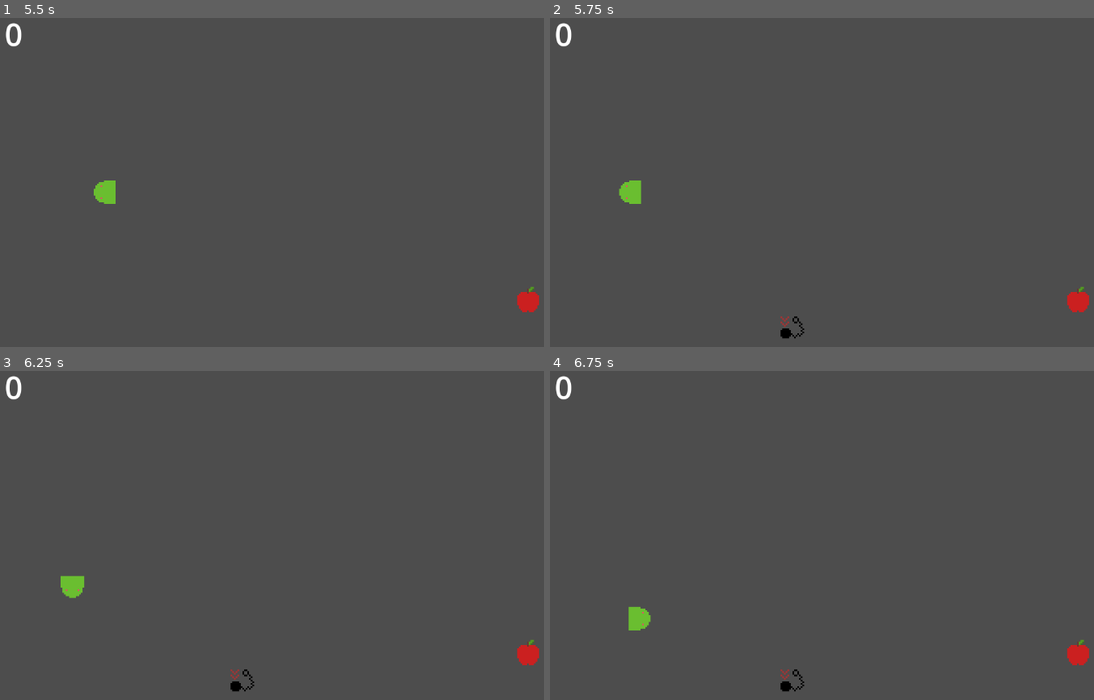
Above: before the commit, frames 1-4 (two rows, left to right).
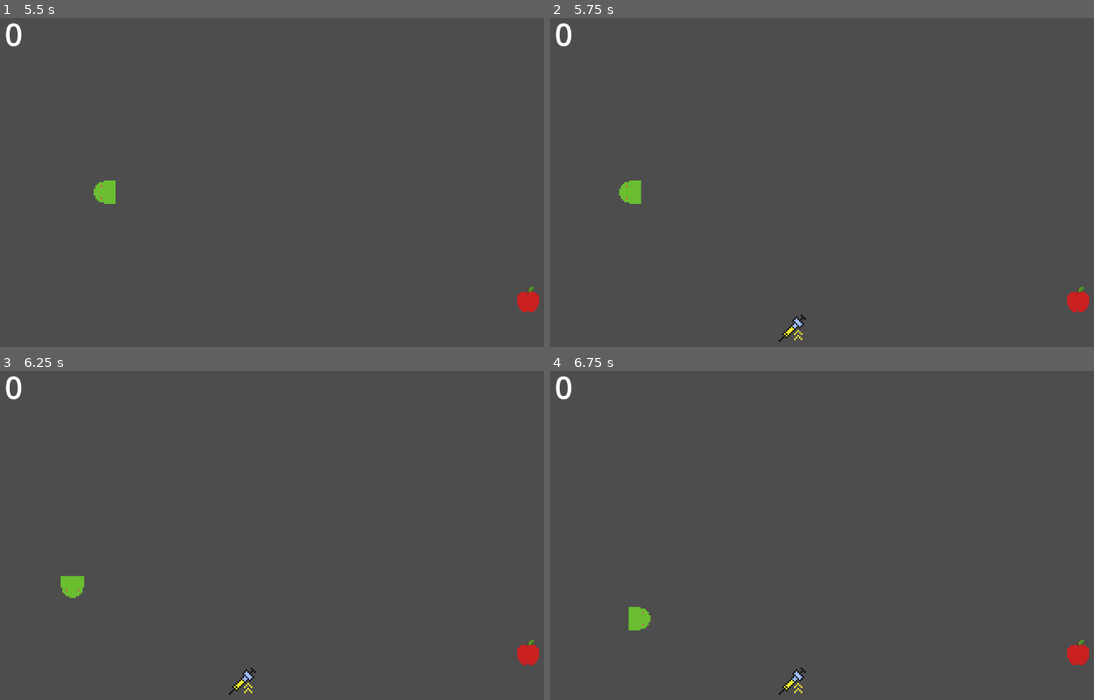
Above: after the commit, the same moments.

Repository: hollisma/snek-godot
Game: Godot game, scene res://scenes/main.tscn
Two runs of this game, one before a commit and one after it. Both use one fixed random seed, a clock stepped at 60 frames per second and the inputs below.
Inputs:
- Up to frame 1 (5.5 s): click "Start" at 0.5 s; hold D (move_right) 1.28-2.03 s; tap 2 (dev 2, bound only after the commit) at 1.35, 2.3, 2.85, 3.6, 4.55, 5.1 s; hold S (move_down) 2.03-2.78 s; tap 1 (dev 1) at 2.1, 4.35 s; hold D (move_right) 2.78-3.53 s; hold W (move_up) 3.53-4.28 s; hold A (move_left) from 4.28 s (still down)
- Up to frame 2 (5.75 s): keep holding A (move_left)
- Up to frame 3 (6.25 s): release A (move_left) at 5.78 s; hold S (move_down) from 5.78 s (still down); tap 2 (dev 2, bound only after the commit) at 5.85 s
- Up to frame 4 (6.75 s): release S (move_down) at 6.53 s; hold D (move_right) from 6.53 s (still down); tap 1 (dev 1) at 6.6 s

Frame 1 is identical in both runs. In frame 2, 0.2% of the frame differs, in the area x 42-48%, y 90-99%; in frame 3, 0.2%; in frame 4, 0.2%.

Commit message:
added scissors powerup to trim snake len + both arts

Diff:
--- a/project.godot
+++ b/project.godot
@@ -52,6 +52,11 @@
 "events": [Object(InputEventKey,"resource_local_to_scene":false,"resource_name":"","device":0,"window_id":0,"alt_presse …(189 unchanged characters)…
 ]
 }
+"dev 2"={
+"deadzone": 0.2,
+"events": [Object(InputEventKey,"resource_local_to_scene":false,"resource_name":"","device":-1,"window_id":0,"alt_pressed":false,"shift_pressed":false,"ctrl_pressed":false,"meta_pressed":false,"pressed":false,"keycode":0,"physical_keycode":50,"key_label":0,"unicode":50,"location":0,"echo":false,"script":null)
+]
+}
 
 [rendering]
 
--- a/scenes/main.tscn
+++ b/scenes/main.tscn
@@ -12,6 +12,7 @@
 [ext_resource type="PackedScene" uid="uid://bry6emtqt1k87" path="res://scenes/visual_theme_power.tscn" id="9_trceg"]
 [ext_resource type="AudioStream" uid="uid://rfyspyj7wr5t" path="res://music/Running.ogg" id="9_ya4ey"]
 [ext_resource type="AudioStream" uid="uid://cendxsap3d6xu" path="res://music/Autumn leaves.ogg" id="10_eb6dy"]
+[ext_resource type="PackedScene" uid="uid://8aesp52ka4qr" path="res://scenes/scissors_power.tscn" id="10_jkv2x"]
 [ext_resource type="AudioStream" uid="uid://c81nx20io7ayq" path="res://music/Arpeggio with beats.ogg" id="11_trceg"]
 [ext_resource type="Script" uid="uid://d2nt2neteuy7u" path="res://scripts/theme_manager.gd" id="14_a8y0u"]
 
@@ -28,7 +29,7 @@
 
 [node name="PowerupManager" type="Node2D" parent="."]
 script = ExtResource("5_tbgi4")
-powerup_scenes = Array[PackedScene]([ExtResource("6_tefeu"), ExtResource("7_o6xl0"), ExtResource("8_eb6dy"), ExtResource("9_trceg")])
+powerup_scenes = Array[PackedScene]([ExtResource("6_tefeu"), ExtResource("7_o6xl0"), ExtResource("8_eb6dy"), ExtResource("9_trceg"), ExtResource("10_jkv2x")])
 
 [node name="PowerupTimer" type="Timer" parent="PowerupManager"]
 
--- /dev/null
+++ b/scenes/scissors_power.tscn
@@ -0,0 +1,17 @@
+[gd_scene load_steps=6 format=3 uid="uid://8aesp52ka4qr"]
+
+[ext_resource type="PackedScene" uid="uid://b85t84uvic217" path="res://scenes/powerup.tscn" id="1_67nxh"]
+[ext_resource type="Script" uid="uid://cr8ce0whk0ap" path="res://scripts/scissors_power.gd" id="2_4ur4j"]
+[ext_resource type="Script" uid="uid://d3x5y4gk1ixqq" path="res://scripts/themed_sprite.gd" id="2_a8clc"]
+[ext_resource type="Texture2D" uid="uid://b08fs4j2dcvcr" path="res://art/scissors.png" id="3_4ur4j"]
+[ext_resource type="Texture2D" uid="uid://cckcli0rjs2he" path="res://art/scissors - shaded.png" id="5_4ur4j"]
+
+[node name="ScissorsPower" instance=ExtResource("1_67nxh")]
+script = ExtResource("2_4ur4j")
+size_decrease_min = 1
+size_decrease_max = 3
+
+[node name="Sprite2D" parent="." index="0"]
+script = ExtResource("2_a8clc")
+basic_texture = ExtResource("3_4ur4j")
+shaded_texture = ExtResource("5_4ur4j")
--- a/scripts/main.gd
+++ b/scripts/main.gd
@@ -22,6 +22,8 @@
 func _process(_delta):
 	if Input.is_action_just_pressed("dev 1"):
 		music_manager.play_random_song()
+	if Input.is_action_just_pressed("dev 2"):
+		powerup_manager.__test(1)
 
 func new_game():
 	score = 0
--- a/scripts/powerup_manager.gd
+++ b/scripts/powerup_manager.gd
@@ -77,3 +77,9 @@
 	if powerup.has_method("apply_effect_to_music") and music_manager != null:
 		powerup.apply_effect_to_music(music_manager)
 	powerup.queue_free()
+
+func __test(num):
+	if num == 1:
+		print('changing spawn times to ', 'fast' if spawn_time_min > 1 else 'slow')
+		spawn_time_min = 1 if spawn_time_min > 1 else 3
+		spawn_time_max = 1 if spawn_time_max > 1 else 7
--- /dev/null
+++ b/scripts/scissors_power.gd
@@ -0,0 +1,9 @@
+extends Powerup
+
+@export var size_decrease_min: int = 1
+@export var size_decrease_max: int = 3
+const FREQUENCY: int = 2
+
+func apply_effect_to_snek(snek):
+	var size_decrease_value = randi_range(size_decrease_min, size_decrease_max)
+	snek.trim_body(size_decrease_value)
--- a/scripts/slow_down_power.gd
+++ b/scripts/slow_down_power.gd
@@ -1,7 +1,7 @@
 extends Powerup
 
 @export var speed_decrease: float = -30.0
-const FREQUENCY: int = 3
+const FREQUENCY: int = 5
 
 func apply_effect_to_snek(snek):
 	snek.change_speed(speed_decrease)
--- a/scripts/snek.gd
+++ b/scripts/snek.gd
@@ -104,6 +104,13 @@
 	speed = max(speed + speed_change, min_speed)
 	segment_distance = segment_distance_constant / speed
 
+func trim_body(segment_num_input):
+	var segment_num = min(segment_num_input, segments.size())
+	for i in range(segment_num):
+		var last_segment = segments.pop_back()
+		if last_segment:
+			last_segment.queue_free()
+
 func _on_head_area_entered(area):
 	if area.is_in_group("appls"):
 		area.queue_free()
--- a/scripts/speed_up_power.gd
+++ b/scripts/speed_up_power.gd
@@ -1,7 +1,7 @@
 extends Powerup
 
 @export var speed_increase: float = 30.0
-const FREQUENCY: int = 3
+const FREQUENCY: int = 5
 
 func apply_effect_to_snek(snek):
 	snek.change_speed(speed_increase)
--- a/scripts/visual_theme_power.gd
+++ b/scripts/visual_theme_power.gd
@@ -1,6 +1,6 @@
 extends Powerup
 
-const FREQUENCY: int = 2 # 1
+const FREQUENCY: int = 1
 
 func apply_effect():
 	ThemeManager.toggle_theme()
Binary file added: art/scissors - shaded.aseprite
Binary file added: art/scissors - shaded.png
Binary file added: art/scissors.aseprite
Binary file added: art/scissors.png
Not shown: 1 places in scenes/main.tscn that only renumber resources
Not shown, added: scripts/scissors_power.gd.uid
